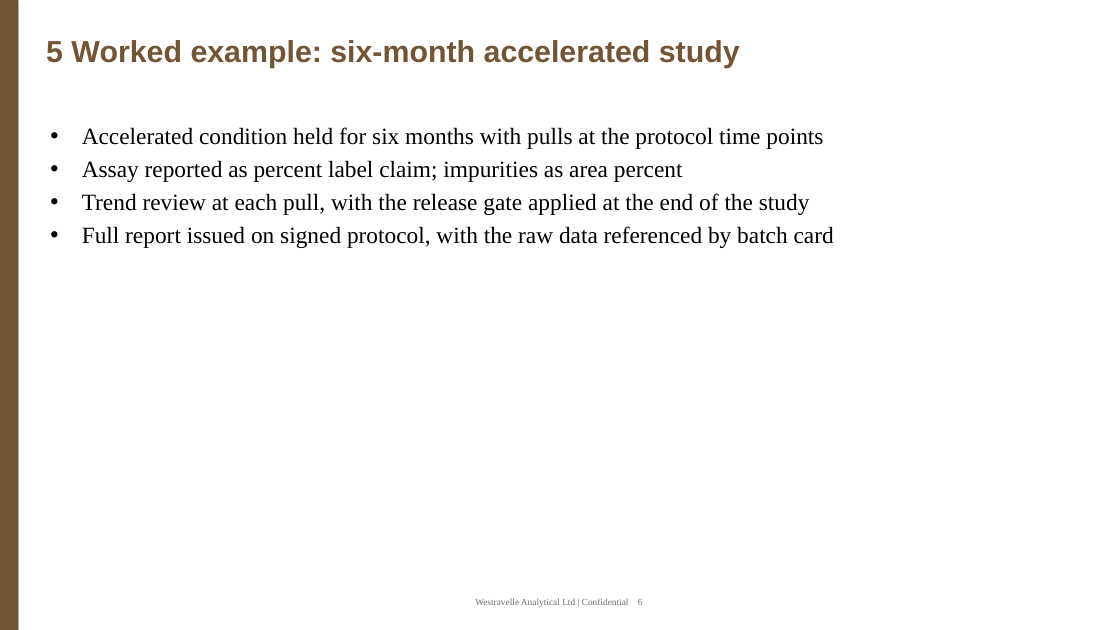
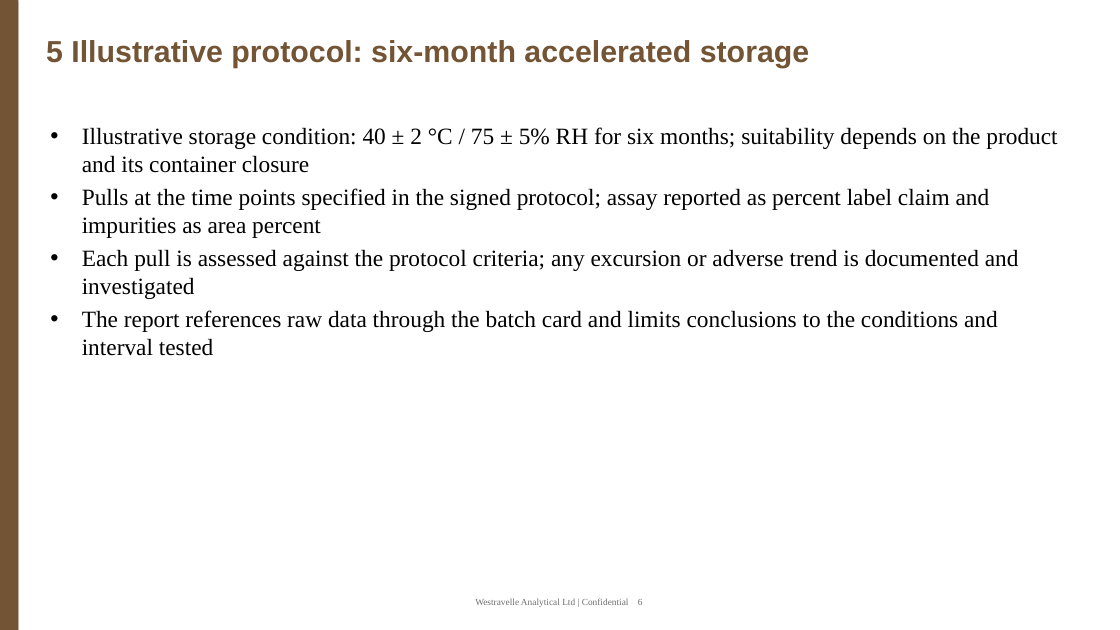
Before and after one commit to 60xAI/portco-mock-dataset, a slide deck: slide 6 of output/archive/WestravelleData/Marketing/Capabilities/Legacy/WA_ANALYTICAL_CAPABILITY_2011.ppt. Drawn at 1120x630 pixels with LibreOffice and Linux fonts; fonts in the diff are those of the drawing. Boxes give left, top, right and bottom in pixels: in the first picture for what was removed or moved away, otherwise in the second. Text is boxed around its words. In the diff, an @@ line names an element or a change of style, - is before the commit and + after.

Commit message:
Stage 8 review fixes: E-021

```diff
--- a/output/archive/WestravelleData/Marketing/Capabilities/Legacy/WA_ANALYTICAL_CAPABILITY_2011.ppt
+++ b/output/archive/WestravelleData/Marketing/Capabilities/Legacy/WA_ANALYTICAL_CAPABILITY_2011.ppt
@@ title at [46, 40, 810, 68]: text changed @@
-5 Worked example: six-month accelerated study
+5 Illustrative protocol: six-month accelerated storage
@@ text at [82, 127, 1057, 356]: text changed @@
-• Accelerated condition held for six months with pulls at the protocol time points
-• Assay reported as percent label claim; impurities as area percent
-• Trend review at each pull, with the release gate applied at the end of the study
-• Full report issued on signed protocol, with the raw data referenced by batch card
+• Illustrative storage condition: 40 ± 2 °C / 75 ± 5% RH for six months; suitability depends on the product and its container closure
+• Pulls at the time points specified in the signed protocol; assay reported as percent label claim and impurities as area percent
+• Each pull is assessed against the protocol criteria; any excursion or adverse trend is documented and investigated
+• The report references raw data through the batch card and limits conclusions to the conditions and interval tested
```
Also in this commit, not shown: 1 other slide changed, 1 other file.
